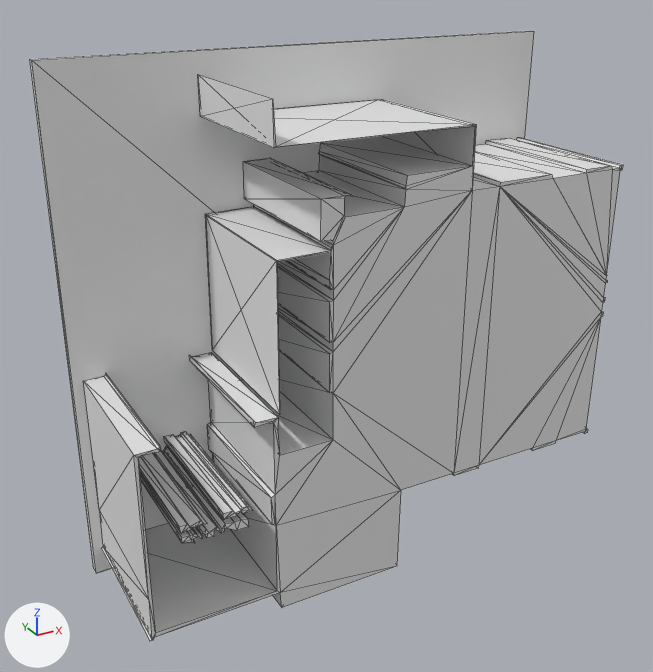
The glTF model version one/out_3d/76_1.glb as it was, and as the next commit left it.
One viewpoint serves both versions: a camera (50 mm lens) standing at (-3.08, -15.42, 11.74) and looking at (4.62, -1.42, 4.74). The axes (+X, +Y, +Z) are drawn at lower left. The lights are the same throughout. Mesh edges are drawn as thin lines. Where no turn or scale is listed for an object, it has been applied to the vertices.

Before the edit, the objects in view are built like this:
```python
me_geometry_0 = bpy.data.meshes.new('geometry_0')
me_geometry_0.from_pydata(...)  # 356 vertices, 692 faces; spans x 0.0..10.23, y -3.15..0.0, z 0.0..9.98
ob_geometry_0 = bpy.data.objects.new('geometry_0', me_geometry_0)
ob_geometry_0.location = (0.0, 0.0, 0.0)
```
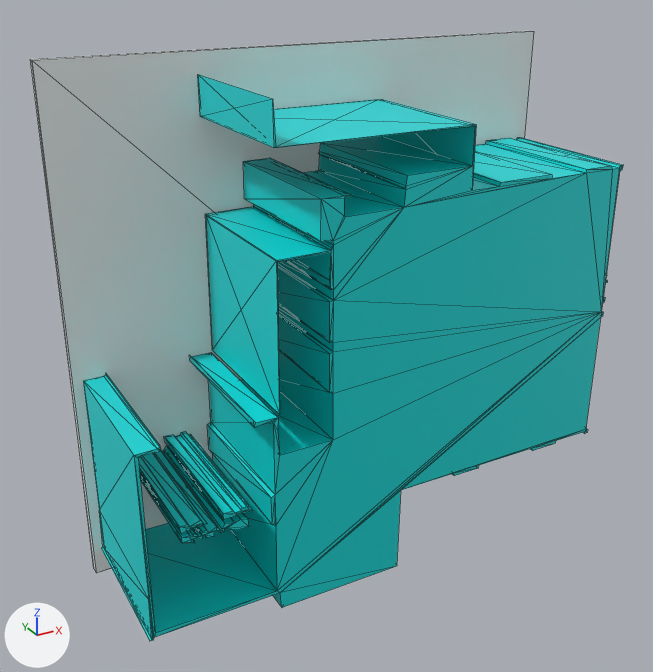
Boxes [x1, y1, x2, y2] around the edits, measured in the pictures (653 x 672 px; the box of a moved part takes in the faces that stretch with it):
part 1 of me_geometry_0, moved or reshaped: [134, 125, 623, 640] in both
part 2 of me_geometry_0, recoloured (grey to cyan): [30, 34, 622, 641] in both

What changed in the scene script:
```text
Add mat_defaultmaterial:
    mat_defaultmaterial = bpy.data.materials.new('DefaultMaterial')
    mat_defaultmaterial.use_nodes = True; mat_defaultmaterial.node_tree.nodes.clear()
    _N = mat_defaultmaterial.node_tree.nodes; _L = mat_defaultmaterial.node_tree.links
    n0 = _N.new('ShaderNodeOutputMaterial'); n0.name = 'Material Output'
    n1 = _N.new('ShaderNodeBsdfPrincipled'); n1.name = 'Principled BSDF'
    n2 = _N.new('ShaderNodeVertexColor'); n2.name = 'Color Attribute'
    _L.new(n1.outputs[0], n0.inputs[0])  # 'BSDF' to 'Surface'
    _L.new(n2.outputs[0], n1.inputs[0])  # 'Color' to 'Base Color'
Change me_geometry_0:
    where me_geometry_0.from_pydata(...)  # 356 vertices, 692 faces; spans x 0.0..10.23, y -3.15..0.0, z 0.0..9.98
    used by ob_geometry_0; location = (0.0, 0.0, 0.0)
    me_geometry_0 part 1
    4 vertices are removed from x 1.16..5.16, y -3.15..-0.15, z 2.58..7.64
    232 faces are deleted
    4 vertices are added at (1.17, -0.15, 2.58), (1.17, -3.15, 2.58), (5.15, -0.15, 7.64), (5.15, -3.15, 7.64)
    232 new faces join them
    me_geometry_0 part 2: 460 faces spanning x 0.0..10.23, y -3.15..0.0, z 0.0..9.98 switch from no material to mat_defaultmaterial
```
